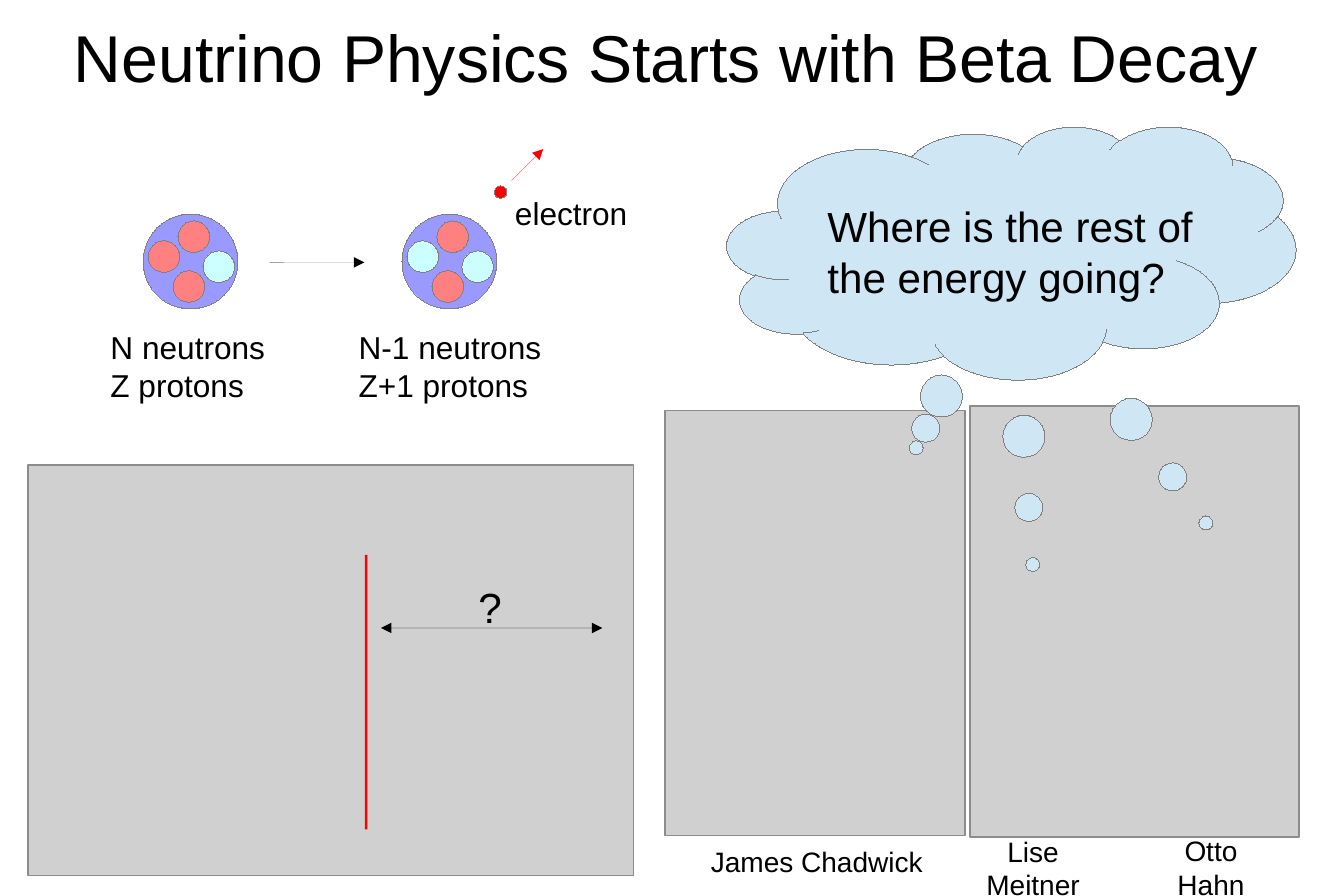
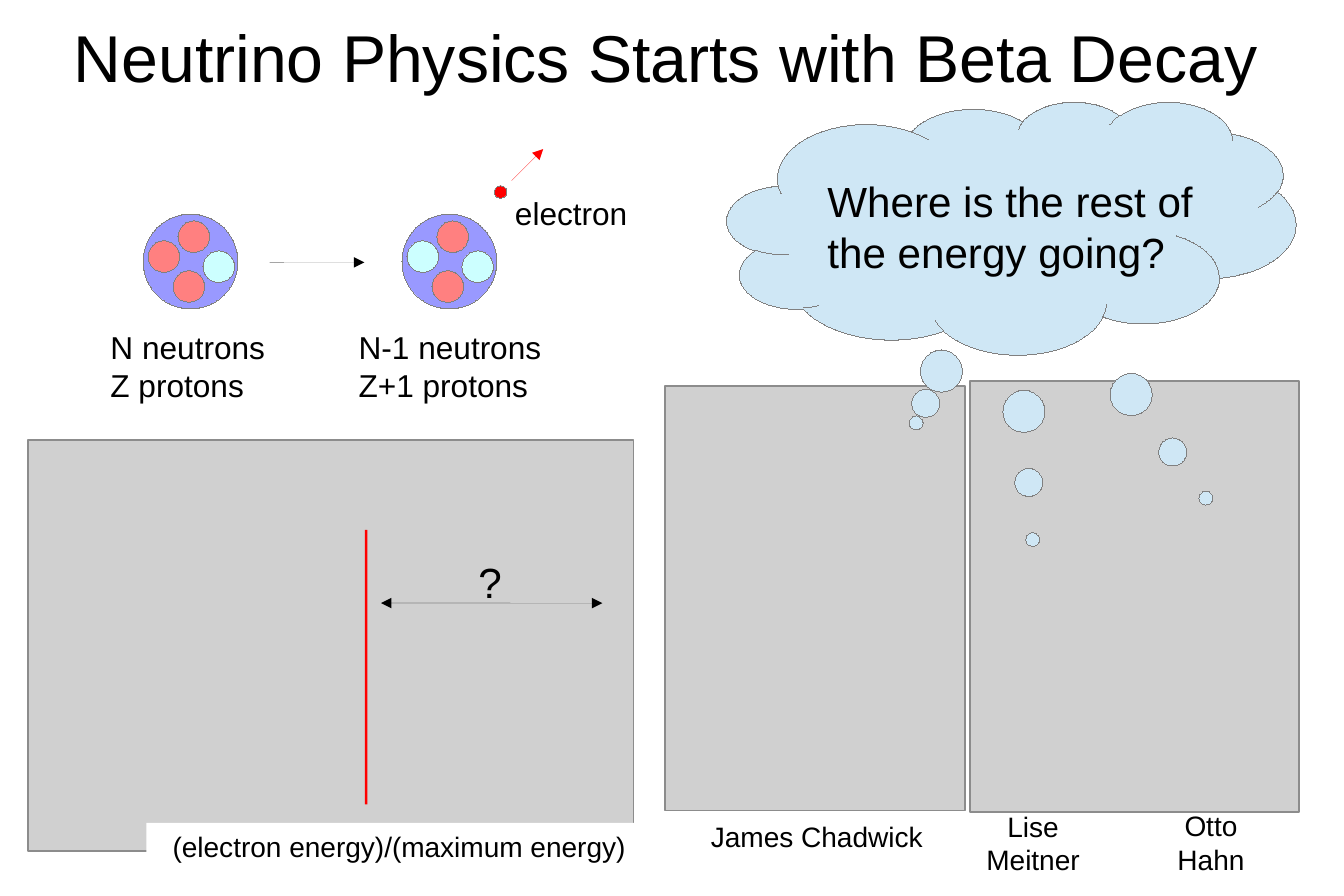
Before and after one commit to steveherrin/PhDThesis, a slide deck: slide 3 of Defense Presentation/Herrin-20130524-PhDDefense.odp. Drawn at 1344x896 pixels with LibreOffice and Linux fonts; fonts in the diff are those of the drawing; grey boxes stand for pictures. Boxes give left, top, right and bottom in pixels: in the first picture for what was removed or moved away, otherwise in the second. Text is boxed around its words. In the diff, an @@ line names an element or a change of style, - is before the commit and + after.

Commit message:
Second slide about beta decay.

```diff
--- a/Defense Presentation/Herrin-20130524-PhDDefense.odp
+++ b/Defense Presentation/Herrin-20130524-PhDDefense.odp
@@ 5 texts, 3 pictures, 3 thought clouds, 1 line, 1 double arrow moved together from (x1=28, y1=126, x2=1298, y2=896) to (x1=28, y1=101, x2=1298, y2=871) @@
@@ rectangle added at (x1=147, y1=823, x2=652, y2=864), fill #FFFFFF, 16 pt, text #000000 @@
+(electron energy)/(maximum energy)
```
